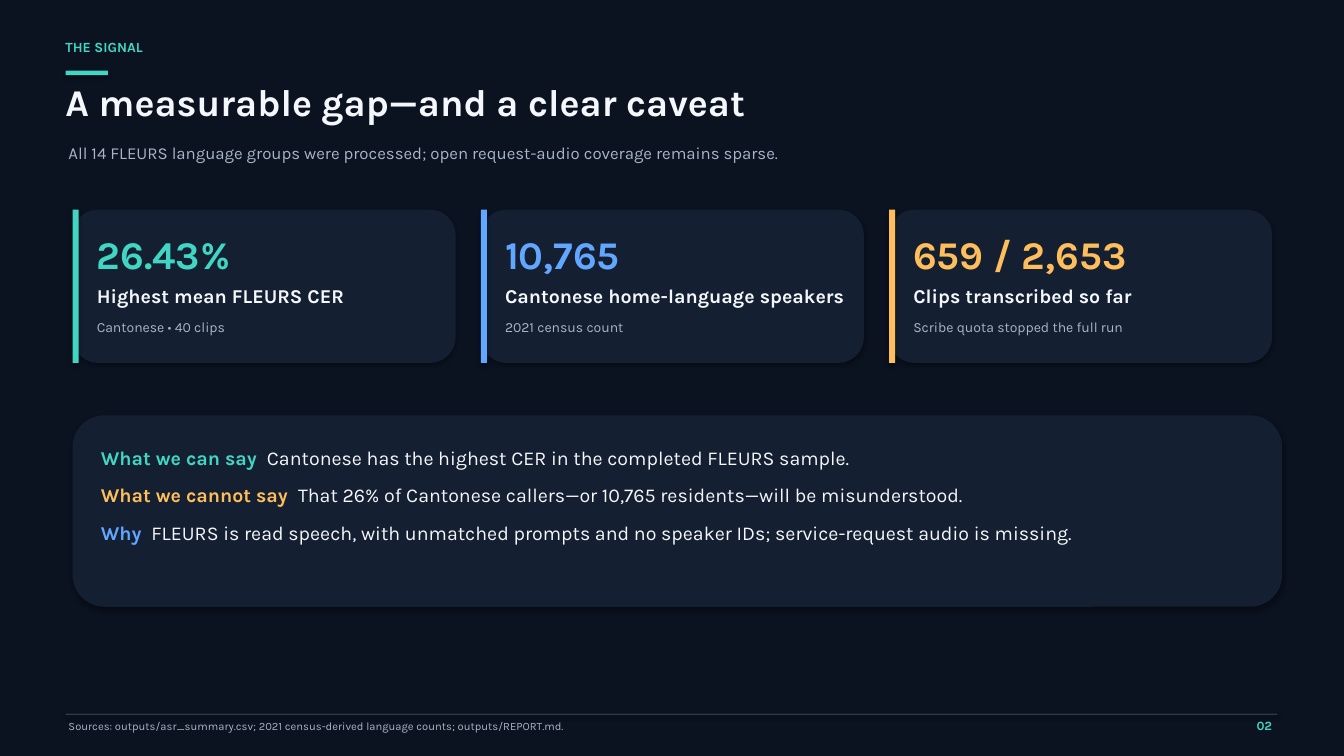
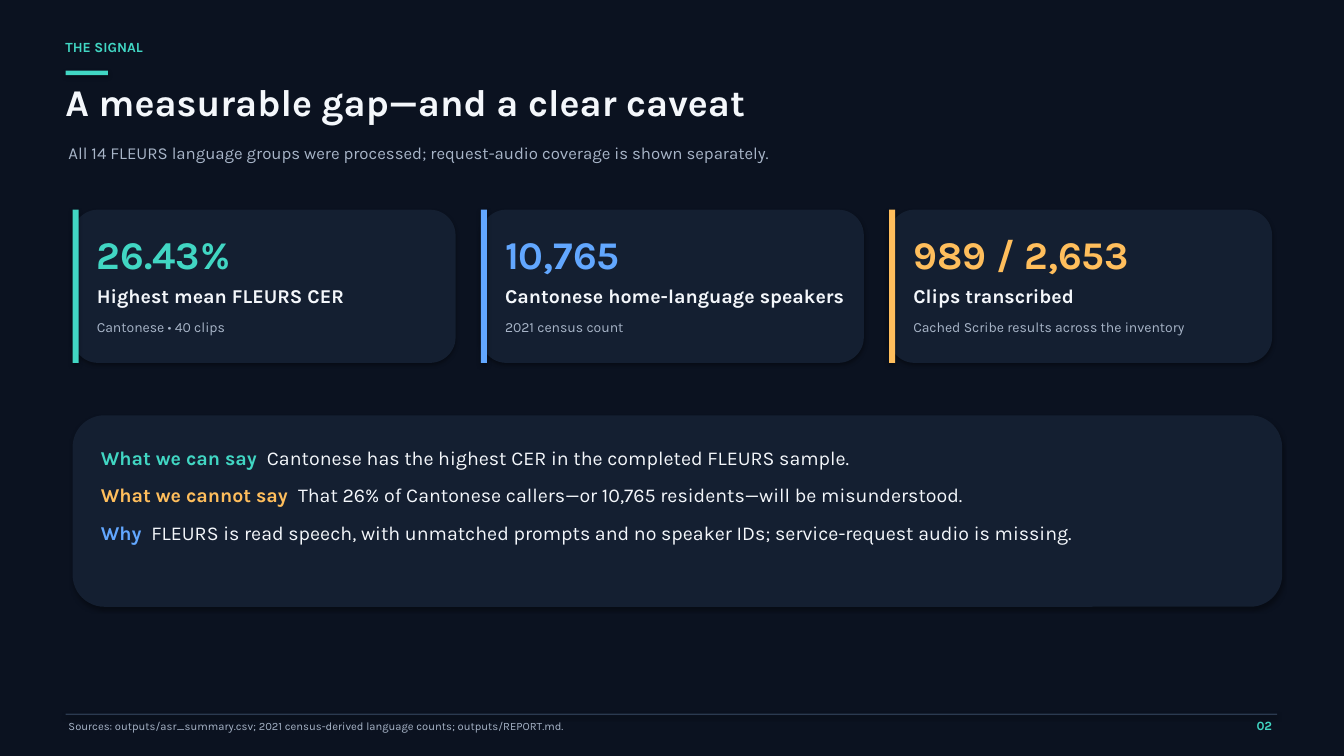
Before and after one commit to davyjones1210/ElevenLabs-Track---Mississauga-Unheard, a slide deck: slide 2 of slides/Mississauga_Unheard_Findings.pptx. Drawn at 1344x756 pixels with LibreOffice and Linux fonts; fonts in the diff are those of the drawing. Boxes give left, top, right and bottom in pixels: in the first picture for what was removed or moved away, otherwise in the second. Text is boxed around its words. In the diff, an @@ line names an element or a change of style, - is before the commit and + after.

```diff
--- a/slides/Mississauga_Unheard_Findings.pptx
+++ b/slides/Mississauga_Unheard_Findings.pptx
@@ text at [68,147,769,163]: text changed @@
-All 14 FLEURS language groups were processed; open request-audio coverage remains sparse.
+All 14 FLEURS language groups were processed; request-audio coverage is shown separately.
@@ text at [913,243,1129,274]: text changed @@
-659 / 2,653
+989 / 2,653
@@ text at [913,289,1074,308]: text changed @@
-Clips transcribed so far
+Clips transcribed
@@ text at [913,322,1185,336]: text changed @@
-Scribe quota stopped the full run
+Cached Scribe results across the inventory
```
Also in this commit, not shown: 4 other slides changed, 1 slide added, 12 other files.
